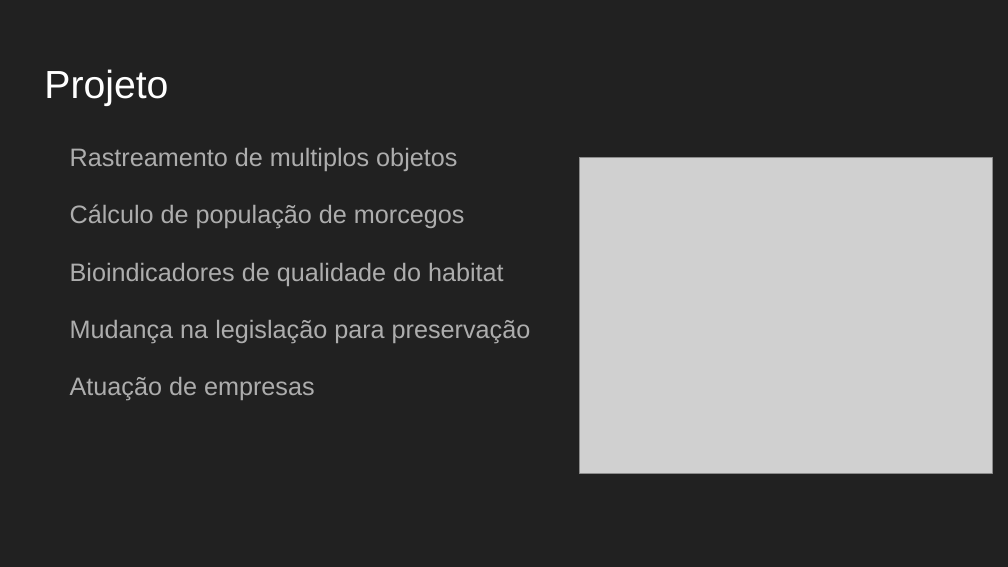
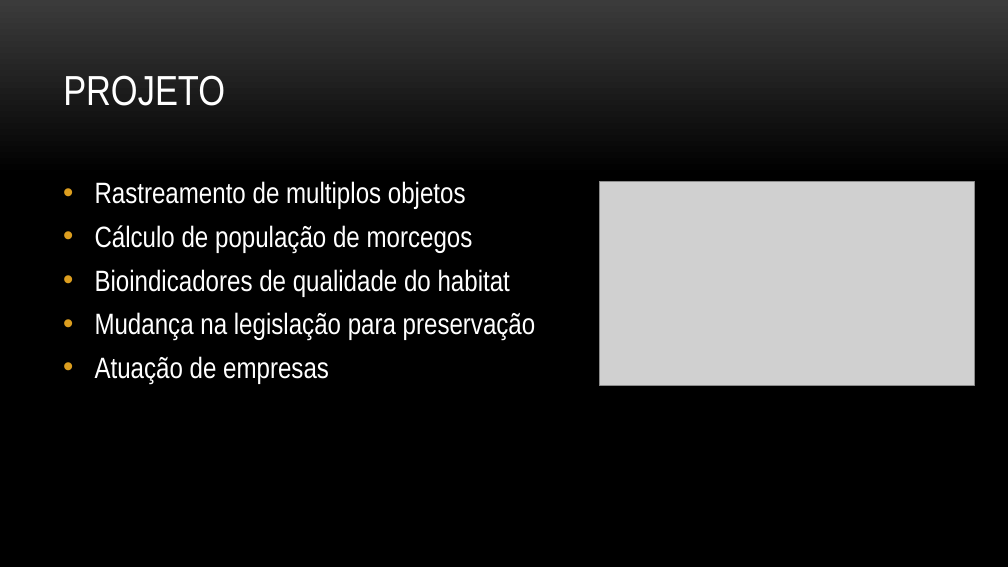
Before and after one commit to rrbarioni/BatVis-visualizacao-2017-1, a slide deck: slide 2 of files/Apresentacao_BatVis.pptx. Drawn at 1008x567 pixels with LibreOffice and Linux fonts; fonts in the diff are those of the drawing; grey boxes stand for pictures; background and template pictures are left out. Boxes give left, top, right and bottom in pixels: in the first picture for what was removed or moved away, otherwise in the second. Text is boxed around its words. In the diff, an @@ line names an element or a change of style, - is before the commit and + after.

```diff
--- a/files/Apresentacao_BatVis.pptx
+++ b/files/Apresentacao_BatVis.pptx
@@ background #212121 to picture (left out) @@
@@ title at box(63, 75, 225, 106): text changed; size 28 to 30 pt; font Arial to Arial Narrow @@
-Projeto
+PROJETO
@@ text "Rastreamento de multiplos objetos": place and size @@
-text "Rastreamento de multiplos objetos" at box(70, 148, 531, 401)
+text "Rastreamento de multiplos objetos" at box(95, 181, 536, 384)
@@ text "Rastreamento de multiplos objetos" at box(95, 181, 536, 384): size 18 to 21 pt, font Arial to Arial Narrow, text colour #ADADAD to #FFFFFF; bullet none to •; line spacing 1.15 to 1; less space between paragraphs @@
@@ picture: place and size @@
-picture at box(580, 157, 992, 473)
+picture at box(599, 181, 974, 385)
```
Also in this commit, not shown: 7 other slides changed, 2 slides added, 1 slide removed, 1 other file.
